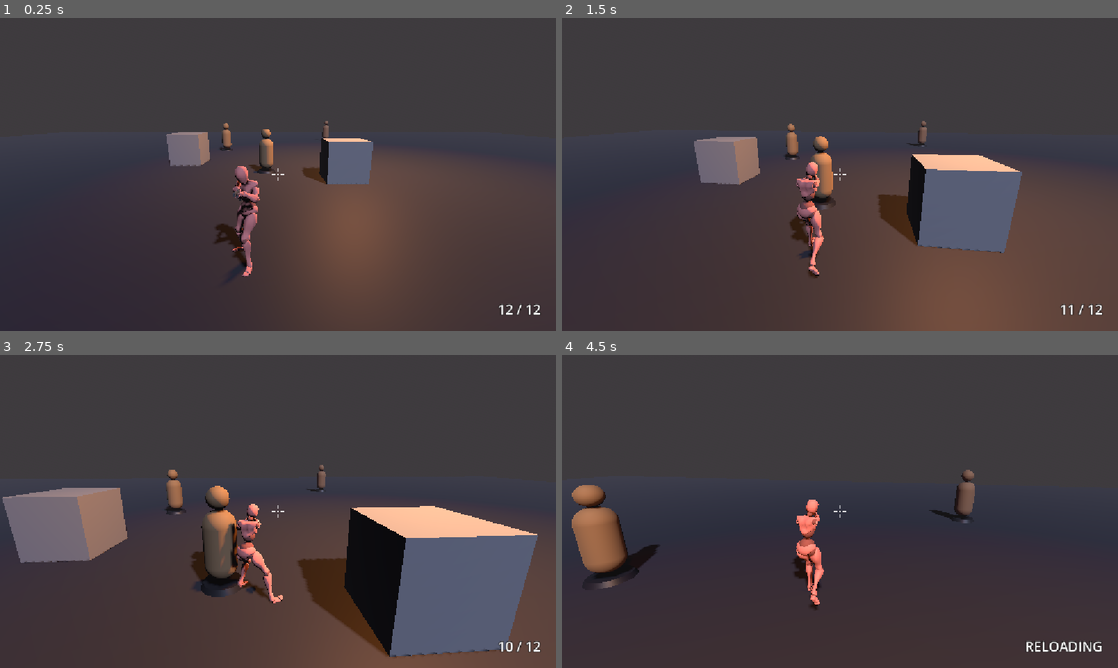
Above: before the commit, frames 1-4 (two rows, left to right).
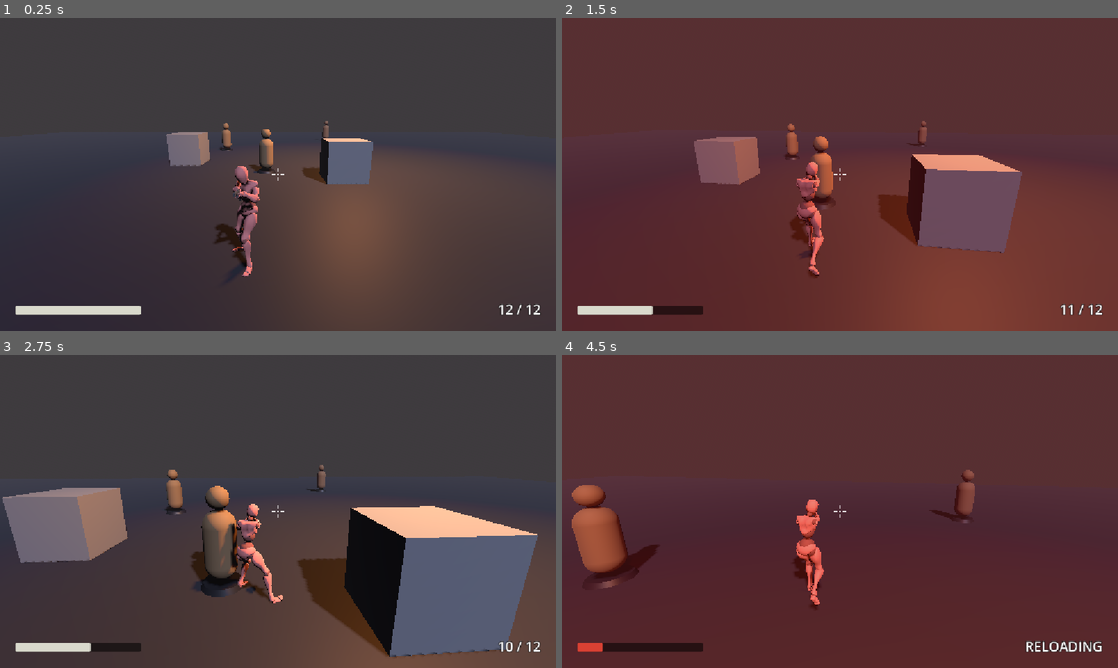
Above: after the commit, the same moments.

Repository: jmoorer/surge-reloaded
Game: Godot game, scene res://scenes/levels/test_street.tscn
Same seed, same stepped clock (60 frames per second), same inputs: the game is played once before the commit and once after it.
Inputs (mouse positions are in pixels of both pictures, inside the frame that each line leads up to):
- Up to frame 1 (0.25 s): no input
- Up to frame 2 (1.5 s): tap Enter (ui_accept) at 0.5, 0.77, 1.07 s; move the mouse to (867, 174) at 0.52 s; press the mouse at (867, 174) at 0.53 s; hold W (move_forward) from 0.53 s (still down); tap K at 0.8, 1.35 s; move the mouse to (812, 174) at 1.27 s; release the mouse at (812, 174) at 1.28 s
- Up to frame 3 (2.75 s): keep holding W (move_forward); tap Enter (ui_accept) at 1.52, 1.55, 1.82 s; move the mouse to (289, 505) at 2.02 s; hold Enter (ui_accept) from 2.03 s (still down); click (289, 505) at 2.3 s
- Up to frame 4 (4.5 s): keep holding W (move_forward); move the mouse to (834, 517) at 2.77 s; release Enter (ui_accept) at 2.78 s; click (834, 517) at 2.85 s; tap Enter (ui_accept) at 3.02, 3.32, 3.77, 3.8, 4.07 s; tap K at 3.05, 4.35 s; move the mouse to (878, 514) at 3.52 s; hold Shift (sprint) 3.53-4.28 s; tap R (reload) at 4.15 s; move the mouse to (795, 508) at 4.27 s

The runs differ from the first frame. In frame 1, 0.7% of the frame differs, in the area x 2-26%, y 92-95%; in frame 2, 62%; in frame 3, 0.6%; in frame 4, 96%, in the area x 0-100%, y 0-100%.

Commit message:
feat: player health, death, and restart
Player gets Health plus body/head hitboxes (head x2), excluded from own
shots and own collision. Death locks input, disables hitboxes, topples
the model and shows a death screen; click/Enter reloads the level.
HUD adds health bar and damage flash. Debug builds: K self-damages 20.

Tests: tests/test_player_health.gd

Co-Authored-By: Claude Opus 5.5 <noreply@anthropic.com>

Diff:
--- a/scenes/player/player.gd
+++ b/scenes/player/player.gd
@@ -1,7 +1,9 @@
 class_name Player
 extends CharacterBody3D
 ## Third-person player: WASD moves relative to the camera, mouse orbits the camera,
-## left click fires the pistol, R reloads.
+## left click fires the pistol, R reloads. Dies when Health hits zero.
+
+signal died
 
 @export var walk_speed: float = 4.0
 @export var sprint_speed: float = 7.0
@@ -18,12 +20,18 @@
 @export var recoil_yaw_jitter_deg: float = 0.4
 @export var recoil_recovery: float = 14.0
 
+@export_group("Debug")
+## Debug builds only: K deals this much damage to yourself (until enemies shoot back).
+@export var debug_self_damage: float = 20.0
+
 @onready var _camera_yaw: Node3D = $CameraYaw
 @onready var _camera_pitch: Node3D = $CameraYaw/CameraPitch
 @onready var _spring_arm: SpringArm3D = $CameraYaw/CameraPitch/SpringArm3D
 @onready var _camera: Camera3D = $CameraYaw/CameraPitch/SpringArm3D/Camera3D
 @onready var _model: Node3D = $Model
 @onready var _pistol: Pistol = %Pistol
+@onready var health: Health = $Health
+@onready var _hitboxes: Array[Hitbox] = [$Hitboxes/Body, $Hitboxes/Head]
 @onready var _anim: AnimationPlayer = _model.find_child("AnimationPlayer", true, false) as AnimationPlayer
 
 const ANIM_DIR := "res://assets/third_party/mixamo/animations/"
@@ -42,6 +50,7 @@
 var _combat_left := 0.0
 # Recoil lives on the camera as an offset that decays, never written into the look angle.
 var _recoil := Vector2.ZERO
+var is_dead := false
 
 
 func _ready() -> void:
@@ -49,13 +58,27 @@
 	_camera_pitch.rotation.x = deg_to_rad(-15.0)
 	_spring_arm.add_excluded_object(get_rid())
 	_pistol.camera = _camera
-	_pistol.exclude = [get_rid()]
+	# Own shots must ignore our capsule and our own hitboxes.
+	var own: Array[RID] = [get_rid()]
+	for hitbox in _hitboxes:
+		own.append(hitbox.get_rid())
+		_spring_arm.add_excluded_object(hitbox.get_rid())
+		# Our mask includes the hitbox layer (to bump into dummies); not our own, though.
+		add_collision_exception_with(hitbox)
+	_pistol.exclude = own
+	health.died.connect(_die)
 	_pistol.fired.connect(_on_pistol_fired)
 	_load_clips()
 	_play(&"idle")
 
 
 func _unhandled_input(event: InputEvent) -> void:
+	if is_dead:
+		return
+	if OS.is_debug_build() and event is InputEventKey and event.pressed and not event.echo \
+			and (event as InputEventKey).keycode == KEY_K:
+		health.damage(debug_self_damage)
+		return
 	var captured := Input.mouse_mode == Input.MOUSE_MODE_CAPTURED
 	if event is InputEventMouseMotion and captured:
 		var motion := event as InputEventMouseMotion
@@ -87,6 +110,11 @@
 func _physics_process(delta: float) -> void:
 	if not is_on_floor():
 		velocity.y -= _gravity * delta
+	if is_dead:
+		velocity.x = 0.0
+		velocity.z = 0.0
+		move_and_slide()
+		return
 
 	_combat_left = maxf(_combat_left - delta, 0.0)
 	var in_combat := _combat_left > 0.0
@@ -119,6 +147,22 @@
 	_recoil = _recoil.lerp(Vector2.ZERO, 1.0 - exp(-recoil_recovery * delta))
 	# On the arm, not the Camera3D: SpringArm3D resets its child's transform every tick.
 	_spring_arm.rotation = Vector3(_recoil.x, _recoil.y, 0.0)
+
+
+func _die() -> void:
+	if is_dead:
+		return
+	is_dead = true
+	_combat_left = 0.0
+	for hitbox in _hitboxes:
+		hitbox.set_deferred("collision_layer", 0)
+	if _anim:
+		_anim.pause()
+	# No death clip yet: topple backwards from the feet.
+	var tween := create_tween()
+	tween.tween_property(_model, "rotation:x", deg_to_rad(-85.0), 0.6) \
+		.set_trans(Tween.TRANS_BOUNCE).set_ease(Tween.EASE_OUT)
+	died.emit()
 
 
 func _on_pistol_fired(_ammo: int) -> void:
--- a/scenes/player/player.tscn
+++ b/scenes/player/player.tscn
@@ -1,14 +1,23 @@
-[gd_scene load_steps=6 format=3]
+[gd_scene load_steps=10 format=3]
 
 [ext_resource type="Script" path="res://scenes/player/player.gd" id="1_script"]
 [ext_resource type="PackedScene" path="res://assets/third_party/mixamo/x-bot/X Bot.fbx" id="2_model"]
 
 [ext_resource type="PackedScene" path="res://scenes/weapons/pistol.tscn" id="3_pistol"]
 [ext_resource type="PackedScene" path="res://scenes/ui/hud.tscn" id="4_hud"]
+[ext_resource type="Script" path="res://scripts/components/health.gd" id="5_health"]
+[ext_resource type="Script" path="res://scripts/components/hitbox.gd" id="6_hitbox"]
 
 [sub_resource type="CapsuleShape3D" id="CapsuleShape3D_body"]
 radius = 0.35
 height = 1.8
+
+[sub_resource type="CapsuleShape3D" id="CapsuleShape3D_hit_body"]
+radius = 0.32
+height = 1.35
+
+[sub_resource type="SphereShape3D" id="SphereShape3D_hit_head"]
+radius = 0.16
 
 [node name="Player" type="CharacterBody3D"]
 collision_layer = 2
@@ -18,6 +27,33 @@
 [node name="CollisionShape3D" type="CollisionShape3D" parent="."]
 transform = Transform3D(1, 0, 0, 0, 1, 0, 0, 0, 1, 0, 0.9, 0)
 shape = SubResource("CapsuleShape3D_body")
+
+[node name="Health" type="Node" parent="."]
+script = ExtResource("5_health")
+
+[node name="Hitboxes" type="Node3D" parent="."]
+
+[node name="Body" type="StaticBody3D" parent="Hitboxes" node_paths=PackedStringArray("health")]
+collision_layer = 4
+collision_mask = 0
+script = ExtResource("6_hitbox")
+health = NodePath("../../Health")
+
+[node name="CollisionShape3D" type="CollisionShape3D" parent="Hitboxes/Body"]
+transform = Transform3D(1, 0, 0, 0, 1, 0, 0, 0, 1, 0, 0.8, 0)
+shape = SubResource("CapsuleShape3D_hit_body")
+
+[node name="Head" type="StaticBody3D" parent="Hitboxes" node_paths=PackedStringArray("health")]
+collision_layer = 4
+collision_mask = 0
+script = ExtResource("6_hitbox")
+health = NodePath("../../Health")
+damage_multiplier = 2.0
+is_weak_spot = true
+
+[node name="CollisionShape3D" type="CollisionShape3D" parent="Hitboxes/Head"]
+transform = Transform3D(1, 0, 0, 0, 1, 0, 0, 0, 1, 0, 1.62, 0)
+shape = SubResource("SphereShape3D_hit_head")
 
 [node name="Model" parent="." instance=ExtResource("2_model")]
 
@@ -45,5 +81,6 @@
 current = true
 fov = 70.0
 
-[node name="HUD" parent="." node_paths=PackedStringArray("pistol") instance=ExtResource("4_hud")]
+[node name="HUD" parent="." node_paths=PackedStringArray("pistol", "health") instance=ExtResource("4_hud")]
 pistol = NodePath("../Model/Skeleton3D/RightHand/Grip/Pistol")
+health = NodePath("../Health")
--- a/scenes/ui/hud.gd
+++ b/scenes/ui/hud.gd
@@ -1,23 +1,89 @@
+class_name HUD
 extends CanvasLayer
-## Combat HUD: crosshair/hit marker and ammo count, driven by Pistol signals.
+## Combat HUD: crosshair/hit marker and ammo count (Pistol signals), health bar and
+## damage flash (Health signals), and the death screen that restarts the level.
 
 @export var pistol: Pistol
+@export var health: Health
+## Seconds after death before a click restarts, so a panicked click doesn't skip it.
+@export var restart_delay: float = 1.0
+
+var _restart_ready := false
+var _flash_tween: Tween
 
 @onready var _crosshair: Crosshair = $Crosshair
 @onready var _ammo: Label = $Ammo
+@onready var _health_bar: ProgressBar = $HealthBar
+@onready var _damage_flash: ColorRect = $DamageFlash
+@onready var _death_screen: Control = $DeathScreen
+@onready var _prompt: Label = $DeathScreen/Center/Prompt
 
 
 func _ready() -> void:
+	_death_screen.hide()
 	if pistol == null:
 		push_warning("HUD has no pistol assigned")
+	else:
+		pistol.hit_confirmed.connect(_crosshair.show_hit)
+		pistol.fired.connect(func(_ammo_left: int) -> void: _crosshair.kick())
+		pistol.ammo_changed.connect(_on_ammo_changed)
+		pistol.reload_started.connect(func(_t: float) -> void: _ammo.text = "RELOADING")
+		_on_ammo_changed.call_deferred(pistol.magazine_size, pistol.magazine_size)
+	if health == null:
+		push_warning("HUD has no health assigned")
+	else:
+		health.changed.connect(_on_health_changed)
+		health.died.connect(_on_died)
+		_set_health_bar(health.max_health, health.max_health)
+
+
+func _unhandled_input(event: InputEvent) -> void:
+	if not _restart_ready:
 		return
-	pistol.hit_confirmed.connect(_crosshair.show_hit)
-	pistol.fired.connect(func(_ammo_left: int) -> void: _crosshair.kick())
-	pistol.ammo_changed.connect(_on_ammo_changed)
-	pistol.reload_started.connect(func(_t: float) -> void: _ammo.text = "RELOADING")
-	_on_ammo_changed.call_deferred(pistol.magazine_size, pistol.magazine_size)
+	if event.is_action_pressed("shoot") or event.is_action_pressed("ui_accept"):
+		get_viewport().set_input_as_handled()
+		restart()
+
+
+func restart() -> void:
+	_restart_ready = false
+	get_tree().reload_current_scene()
 
 
 func _on_ammo_changed(ammo: int, magazine_size: int) -> void:
 	_ammo.text = "%d / %d" % [ammo, magazine_size]
 	_ammo.modulate = Color(1.0, 0.35, 0.3) if ammo * 4 <= magazine_size else Color.WHITE
+
+
+func _on_health_changed(current: float, maximum: float) -> void:
+	var lost := current < _health_bar.value
+	_set_health_bar(current, maximum)
+	if lost:
+		_flash_damage()
+
+
+func _set_health_bar(current: float, maximum: float) -> void:
+	_health_bar.max_value = maximum
+	_health_bar.value = current
+	_health_bar.modulate = Color(1.0, 0.3, 0.25) if current * 4.0 <= maximum else Color.WHITE
+
+
+func _flash_damage() -> void:
+	if _flash_tween:
+		_flash_tween.kill()
+	_damage_flash.color.a = 0.35
+	_flash_tween = create_tween()
+	_flash_tween.tween_property(_damage_flash, "color:a", 0.0, 0.35)
+
+
+func _on_died() -> void:
+	_crosshair.hide()
+	_ammo.hide()
+	_death_screen.show()
+	_death_screen.modulate.a = 0.0
+	_prompt.modulate.a = 0.0
+	var tween := create_tween()
+	tween.tween_property(_death_screen, "modulate:a", 1.0, 0.5)
+	tween.tween_interval(maxf(restart_delay - 0.5, 0.0))
+	tween.tween_callback(func() -> void: _restart_ready = true)
+	tween.tween_property(_prompt, "modulate:a", 1.0, 0.25)
--- a/scenes/ui/hud.tscn
+++ b/scenes/ui/hud.tscn
@@ -1,10 +1,33 @@
-[gd_scene load_steps=3 format=3]
+[gd_scene load_steps=6 format=3]
 
 [ext_resource type="Script" path="res://scenes/ui/hud.gd" id="1_hud"]
 [ext_resource type="Script" path="res://scenes/ui/crosshair.gd" id="2_crosshair"]
 
+[sub_resource type="StyleBoxFlat" id="StyleBoxFlat_bar_bg"]
+bg_color = Color(0, 0, 0, 0.55)
+corner_radius_top_left = 3
+corner_radius_top_right = 3
+corner_radius_bottom_right = 3
+corner_radius_bottom_left = 3
+
+[sub_resource type="StyleBoxFlat" id="StyleBoxFlat_bar_fill"]
+bg_color = Color(0.85, 0.85, 0.8, 1)
+corner_radius_top_left = 3
+corner_radius_top_right = 3
+corner_radius_bottom_right = 3
+corner_radius_bottom_left = 3
+
 [node name="HUD" type="CanvasLayer"]
 script = ExtResource("1_hud")
+
+[node name="DamageFlash" type="ColorRect" parent="."]
+anchors_preset = 15
+anchor_right = 1.0
+anchor_bottom = 1.0
+grow_horizontal = 2
+grow_vertical = 2
+mouse_filter = 2
+color = Color(0.7, 0.02, 0.02, 0)
 
 [node name="Crosshair" type="Control" parent="."]
 layout_mode = 3
@@ -33,3 +56,71 @@
 theme_override_colors/font_outline_color = Color(0, 0, 0, 0.8)
 text = "12 / 12"
 horizontal_alignment = 2
+
+[node name="HealthBar" type="ProgressBar" parent="."]
+anchors_preset = 2
+anchor_top = 1.0
+anchor_bottom = 1.0
+offset_left = 32.0
+offset_top = -52.0
+offset_right = 292.0
+offset_bottom = -34.0
+grow_vertical = 0
+mouse_filter = 2
+theme_override_styles/background = SubResource("StyleBoxFlat_bar_bg")
+theme_override_styles/fill = SubResource("StyleBoxFlat_bar_fill")
+value = 100.0
+show_percentage = false
+
+[node name="DeathScreen" type="Control" parent="."]
+visible = false
+layout_mode = 3
+anchors_preset = 15
+anchor_right = 1.0
+anchor_bottom = 1.0
+grow_horizontal = 2
+grow_vertical = 2
+mouse_filter = 2
+
+[node name="Dim" type="ColorRect" parent="DeathScreen"]
+layout_mode = 1
+anchors_preset = 15
+anchor_right = 1.0
+anchor_bottom = 1.0
+grow_horizontal = 2
+grow_vertical = 2
+mouse_filter = 2
+color = Color(0.05, 0, 0, 0.6)
+
+[node name="Center" type="VBoxContainer" parent="DeathScreen"]
+layout_mode = 1
+anchors_preset = 8
+anchor_left = 0.5
+anchor_top = 0.5
+anchor_right = 0.5
+anchor_bottom = 0.5
+offset_left = -300.0
+offset_top = -60.0
+offset_right = 300.0
+offset_bottom = 60.0
+grow_horizontal = 2
+grow_vertical = 2
+mouse_filter = 2
+alignment = 1
+
+[node name="Title" type="Label" parent="DeathScreen/Center"]
+layout_mode = 2
+theme_override_colors/font_color = Color(0.85, 0.15, 0.12, 1)
+theme_override_colors/font_outline_color = Color(0, 0, 0, 0.9)
+theme_override_constants/outline_size = 10
+theme_override_font_sizes/font_size = 64
+text = "YOU'RE DOWN"
+horizontal_alignment = 1
+
+[node name="Prompt" type="Label" parent="DeathScreen/Center"]
+layout_mode = 2
+theme_override_colors/font_outline_color = Color(0, 0, 0, 0.9)
+theme_override_constants/outline_size = 6
+theme_override_font_sizes/font_size = 22
+text = "Click to restart"
+horizontal_alignment = 1
--- /dev/null
+++ b/tests/test_player_health.gd
@@ -0,0 +1,84 @@
+# Run: godot --headless --path . --script res://tests/test_player_health.gd
+extends SceneTree
+
+var _failures := 0
+
+
+func _check(ok: bool, label: String) -> void:
+	print(("PASS  " if ok else "FAIL  ") + label)
+	if not ok:
+		_failures += 1
+
+
+func _initialize() -> void:
+	var level: Node3D = load("res://scenes/levels/test_street.tscn").instantiate()
+	root.add_child(level)
+	current_scene = level
+	for _i in 3:
+		await physics_frame
+
+	var player: Player = level.get_node("Player")
+	var hud: HUD = player.get_node("HUD")
+	var bar: ProgressBar = hud.get_node("HealthBar")
+	var death_screen: Control = hud.get_node("DeathScreen")
+	var body: Hitbox = player.get_node("Hitboxes/Body")
+	var head: Hitbox = player.get_node("Hitboxes/Head")
+	_check(is_equal_approx(player.health.current, 100.0), "player starts at 100 hp")
+	_check(is_equal_approx(bar.value, 100.0), "health bar starts full")
+
+	# A stand-in enemy gun 6 m in front of the player.
+	var enemy_gun: Pistol = load("res://scenes/weapons/pistol.tscn").instantiate()
+	level.add_child(enemy_gun)
+	enemy_gun.set_physics_process(false)
+	enemy_gun.global_position = player.global_position + Vector3(0, 1.2, 6)
+	await physics_frame
+
+	# 1. Body shot from outside hits the player's body hitbox.
+	var hit := enemy_gun.fire_at(body.global_position + Vector3(0, 0.8, 0))
+	_check(hit.get("collider") == body, "enemy shot hits player body hitbox")
+	_check(is_equal_approx(player.health.current, 75.0), "body shot: 100 -> 75 (got %s)" % player.health.current)
+	_check(is_equal_approx(bar.value, 75.0), "health bar follows damage (got %s)" % bar.value)
+
+	# 2. Head shot doubles.
+	hit = enemy_gun.fire_at(head.global_position + Vector3(0, 1.62, 0))
+	_check(hit.get("collider") == head, "enemy shot hits player head hitbox")
+	_check(is_equal_approx(player.health.current, 25.0), "head shot: 75 -> 25 (got %s)" % player.health.current)
+
+	# 3. Player's own pistol never hits the player's own hitboxes.
+	var own_gun: Pistol = player.get_node("%Pistol")
+	hit = own_gun.fire_at(body.global_position + Vector3(0, 0.8, 0))
+	_check(hit.get("collider") != body and hit.get("collider") != head, "own shot ignores own hitboxes")
+	_check(is_equal_approx(player.health.current, 25.0), "own shot deals no self damage")
+
+	# 4. Lethal hit: dies once, hitboxes off, death screen up, movement stops.
+	var deaths := [0]
+	player.died.connect(func() -> void: deaths[0] += 1)
+	enemy_gun.fire_at(body.global_position + Vector3(0, 0.8, 0))
+	enemy_gun.fire_at(body.global_position + Vector3(0, 0.8, 0))
+	_check(player.is_dead and deaths[0] == 1, "lethal damage kills player exactly once")
+	_check(death_screen.visible, "death screen shown")
+	await physics_frame
+	await physics_frame
+	hit = enemy_gun.fire_at(body.global_position + Vector3(0, 0.8, 0))
+	_check(hit.get("collider") != body, "dead player's hitboxes stop blocking shots")
+	Input.action_press("move_forward")
+	var before := player.global_position
+	for _i in 10:
+		await physics_frame
+	Input.action_release("move_forward")
+	var moved := Vector2(player.global_position.x - before.x, player.global_position.z - before.z).length()
+	_check(moved < 0.01, "dead player can't move (moved %.3f m)" % moved)
+
+	# 5. Restart reloads the level with a fresh, living player.
+	hud.restart()
+	for _i in 4:
+		await process_frame
+	var new_level := current_scene
+	_check(new_level != null and new_level != level, "restart reloads the level")
+	if new_level:
+		var p2: Player = new_level.get_node("Player")
+		_check(not p2.is_dead and is_equal_approx(p2.health.current, 100.0), "restarted player at full hp")
+		_check(not p2.get_node("HUD/DeathScreen").visible, "death screen hidden after restart")
+
+	print("%d failure(s)" % _failures)
+	quit(1 if _failures > 0 else 0)
Not shown, added: tests/test_player_health.gd.uid
